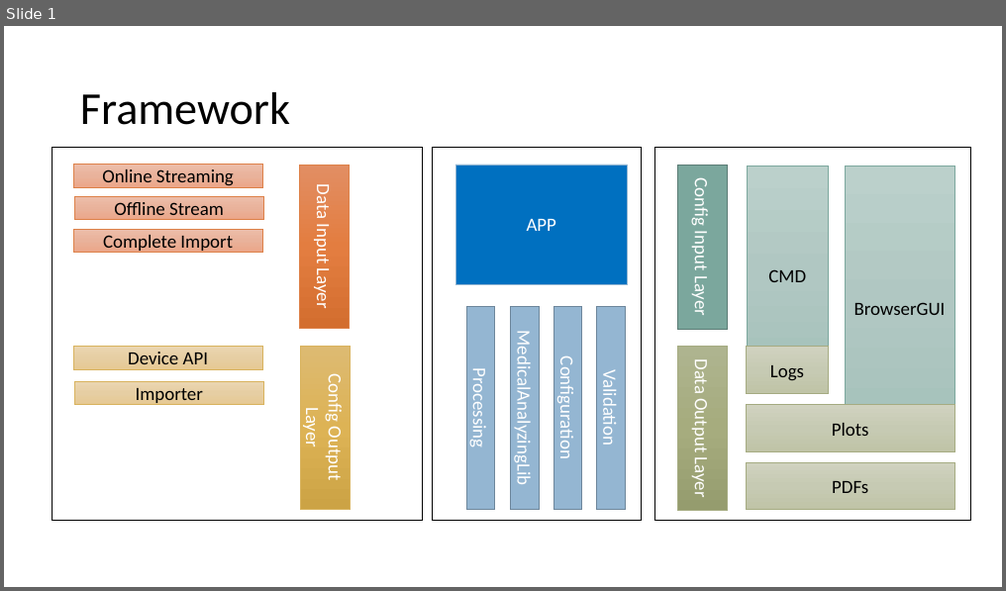
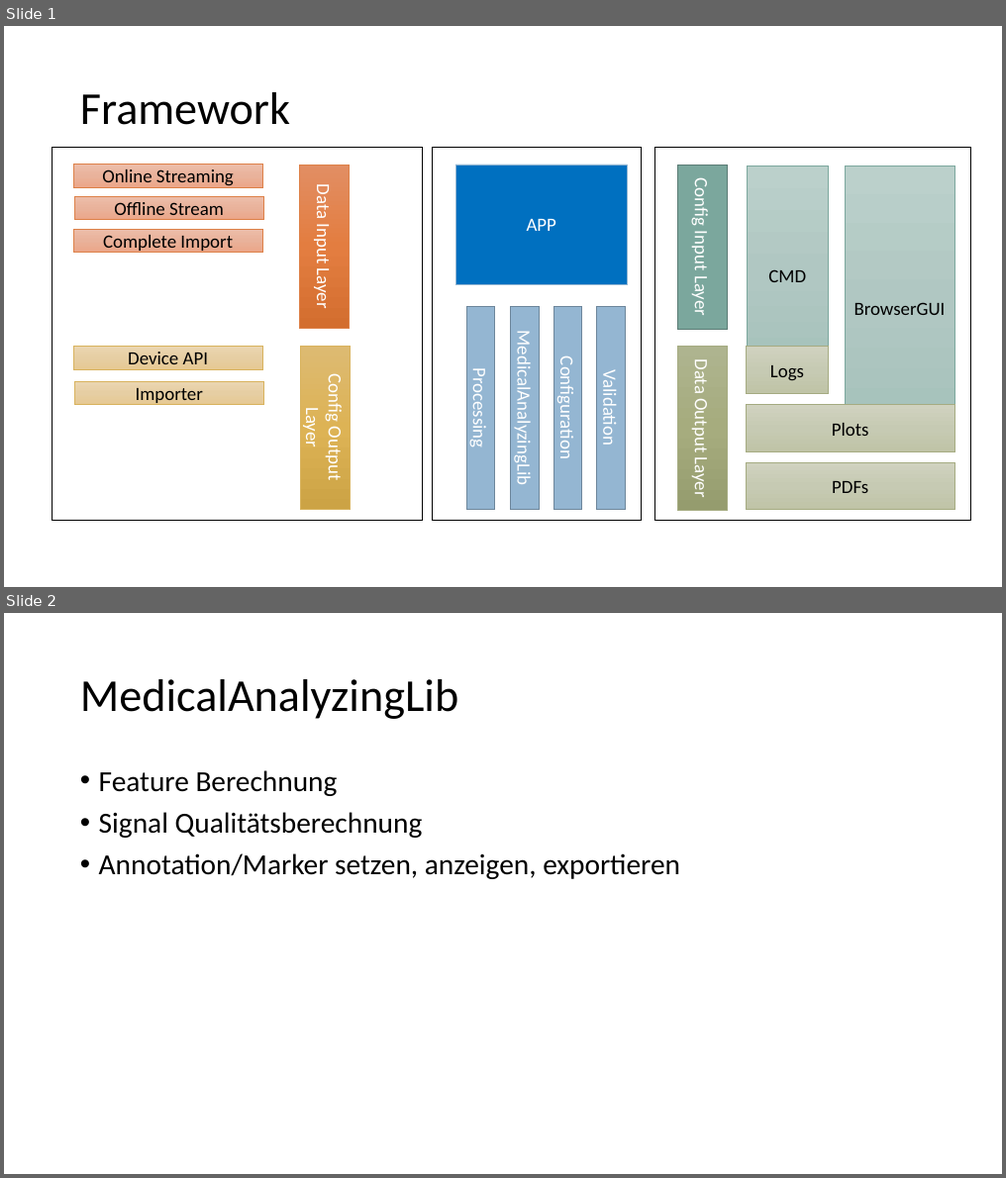
Before and after one commit to zabler/medipy, a slide deck: docu/Framework.pptx. Shown one above the other, each under a label of ours: slide 1 before the commit, slides 1 and 2 after it. The pictures are 1006x591 and 1006x1178 pixels, drawn with LibreOffice and Linux fonts; fonts in the diff are those of the drawing. Boxes give left, top, right and bottom in pixels: in the first picture for what was removed or moved away, otherwise in the second. Text is boxed around its words. In the diff, an @@ line names an element or a change of style, - is before the commit and + after.

Commit message:
nth

```diff
--- a/docu/Framework.pptx
+++ b/docu/Framework.pptx
@@ slide 2 added at (x1=4, y1=613, x2=1002, y2=1174), background #FFFFFF @@
@@ title added at (x1=80, y1=679, x2=458, y2=719), 44 pt, text #000000 @@
+MedicalAnalyzingLib
@@ text added at (x1=99, y1=770, x2=680, y2=879), 28 pt, text #000000 @@
+• Feature Berechnung
+• Signal Qualitätsberechnung
+• Annotation/Marker setzen, anzeigen, exportieren
```
